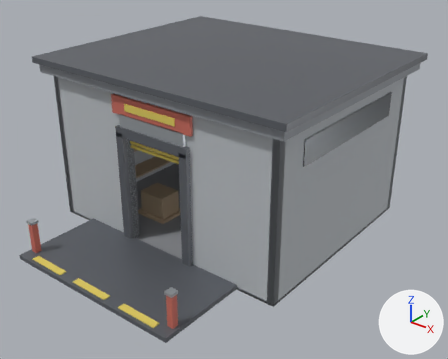
Two versions of the glTF model projects/rv/assets/models/rv/rv_warehouse.gltf, one commit apart.
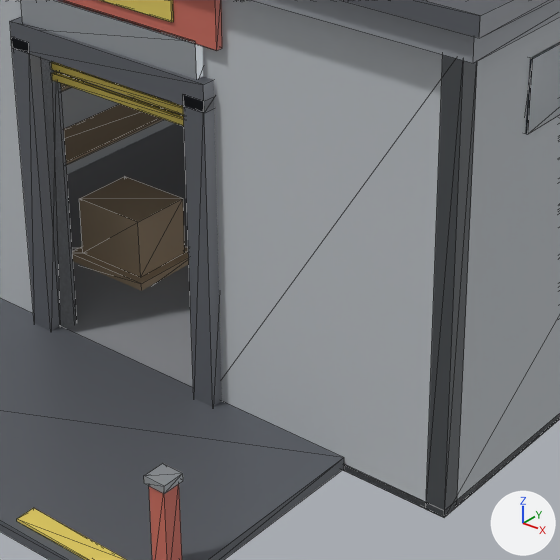
Old and new are each drawn whole from a 50 mm lens placed at (8.52, -10.92, 7.55), pointed at (0.43, -0.81, 1.28) and again close up on the part from 25% to 70% of the width and 33% to 90% of the height. Arrows for +X, +Y and +Z are at lower right; the lights stay in place. The first two pictures are the older version. The close-ups show mesh edges as thin lines. Vertices at exactly the same position are counted once.

Script lines for the objects in view, before the commit:
```python
me_rv_warehouse = bpy.data.meshes.new('RV_Warehouse')
me_rv_warehouse.from_pydata(...)  # 480 vertices, 744 faces; spans x -3.4..3.4, y -4.7..2.9, z 0.0..3.97
me_rv_warehouse.materials.append(mat_wh_wall)  # light grey #bfc4c8
me_rv_warehouse.materials.append(mat_wh_trim)  # grey #65696f
me_rv_warehouse.materials.append(mat_wh_roof)  # grey #9599a0
me_rv_warehouse.materials.append(mat_wh_floor)  # grey #909397
me_rv_warehouse.materials.append(mat_wh_glass)  # greyish blue #30383f
me_rv_warehouse.materials.append(mat_wh_yellow)  # yellow #e5ce61
me_rv_warehouse.materials.append(mat_wh_steel)  # grey #b1b6bc
me_rv_warehouse.materials.append(mat_wh_wood)  # beige #b8a286
me_rv_warehouse.materials.append(mat_wh_red)  # red #ce6f61
ob_rv_warehouse = bpy.data.objects.new('RV_Warehouse', me_rv_warehouse)
ob_rv_warehouse.location = (0.0, 0.0, 0.0)
```
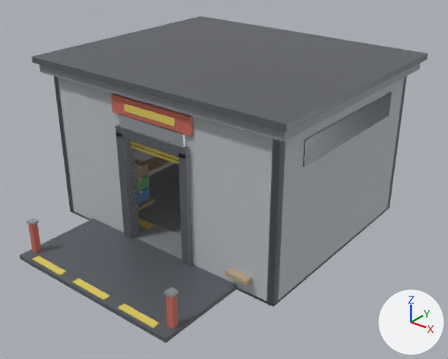
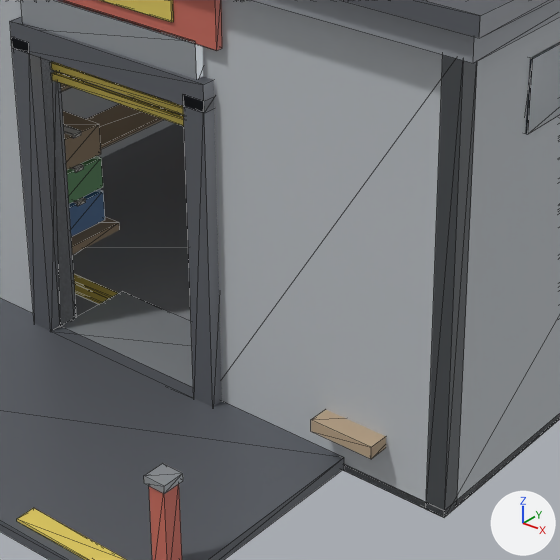
Location of each change, [x1, y1, x2, y2] in pixels of the close-ups (560 x 560 px):
part 1 of me_rv_warehouse, added
    after: [74, 283, 109, 304]
part 2 of me_rv_warehouse, added
    after: [74, 274, 118, 298]
part 3 of me_rv_warehouse, added
    after: [62, 291, 193, 387]
part 4 of me_rv_warehouse, deleted
    before: [72, 176, 189, 291]
part 5 of me_rv_warehouse, added (mostly hidden)
    after: [63, 111, 386, 459]

The change in detail:
Material 'wh_default' (mat_wh_default) is new.
Its base color is (0.5, 0.5, 0.5) (grey #bcbcbc).
Its roughness is 0.9.
Material 'wh_white' (mat_wh_white) is new.
Its base color is (0.88, 0.87, 0.82) (white #f1f0ea).
Its metallic is 0.03.
Its roughness is 0.6.
Material 'wh_green' (mat_wh_green) is new.
Its base color is (0.18, 0.44, 0.2) (green #76b17c).
Its metallic is 0.03.
Its roughness is 0.65.
Material 'wh_orange' (mat_wh_orange) is new.
Its base color is (0.78, 0.4, 0.1) (orange #e5aa59).
Its metallic is 0.03.
Its roughness is 0.65.
Material 'wh_blue' (mat_wh_blue) is new.
Its base color is (0.1, 0.24, 0.5) (blue #5986bc).
Its metallic is 0.03.
Its roughness is 0.6.
me_rv_warehouse is used by ob_rv_warehouse; location (0.0, 0.0, 0.0).
me_rv_warehouse had 480 vertices, 744 faces and spanned x -3.4..3.4, y -4.7..2.9, z 0.0..3.97.
me_rv_warehouse now has 1072 vertices, 1632 faces and spans x -3.4..3.4, y -4.7..2.9, z -0.61..3.97.
me_rv_warehouse part 1: a new loose piece, a box spanning x -1.8..1.8, y -2.07..-1.97, z 0.056..0.076, in mat_wh_yellow (yellow #e5ce61).
me_rv_warehouse part 2: a new loose piece, a box spanning x -1.8..1.8, y -1.95..-1.85, z 0.056..0.076, in mat_wh_yellow (yellow #e5ce61).
me_rv_warehouse part 3: a new loose piece, a box spanning x -0.81..0.81, y -2.71..-1.85, z 0.065..0.115, in mat_wh_steel (grey #b1b6bc).
me_rv_warehouse part 4: 6 loose pieces with 48 vertices, spanning x -1.65..2.3, y -1.92..1.52, z 0.03..0.68, are deleted.
me_rv_warehouse part 5: 400 vertices added at x -2.85..2.99, y -2.78..2.1, z 0.0..2.51.
Other edits to the shape of me_rv_warehouse do not show in these pictures.
me_rv_warehouse gains material mat_wh_default (grey #bcbcbc).
me_rv_warehouse gains material mat_wh_white (white #f1f0ea).
me_rv_warehouse gains material mat_wh_blue (blue #5986bc).
me_rv_warehouse gains material mat_wh_green (green #76b17c).
me_rv_warehouse gains material mat_wh_orange (orange #e5aa59).
